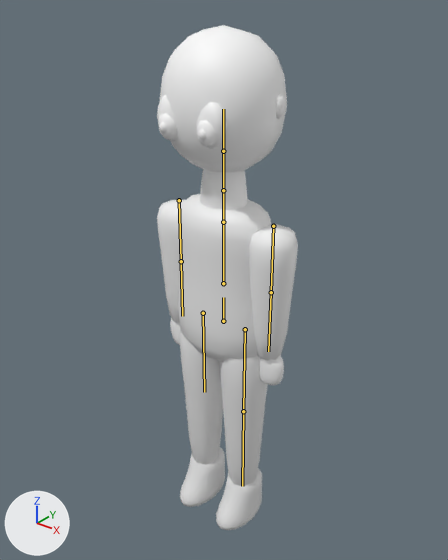
A saved change to the glTF model assets/models/person_female.glb.
Before and after are seen from a 50 mm camera at (1.124, -1.403, 1.811) aimed at (-0.044, 0.056, 0.906). The axes (+X, +Y, +Z) are drawn at lower left. The lights are the same throughout. The first picture is the older version. The bones that change, and the others that lie on the model, are drawn over the model as lines.

The first picture shows 'clothes', 'eyes', 'pupil', 'sclera', 'skin'.
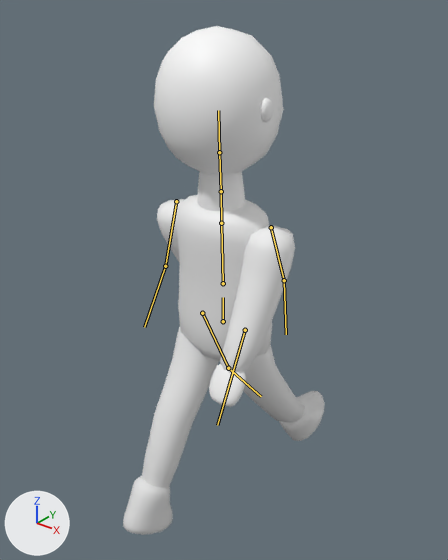
The newer file adds an action. The first version stands in its rest pose; the second is drawn at frame 12 of the action 'walk'.

Diff of the bpy script that builds the scene:
```diff
--- a/assets/models/person_female.glb.py
+++ b/assets/models/person_female.glb.py
@@ bone_spine @@
 bone_spine = bpy.data.objects['skeleton'].pose.bones['spine']  # child of 'hips'
-bone_spine.rotation_quaternion = (1.0, 0.0, 0.0, 0.0)  # degrees (0, 0, 0)
+bone_spine.rotation_quaternion = (1.0, 0.018, 0.0, 0.0)  # degrees (2, 0, 0)
@@ bone_arm_l @@
 bone_arm_l = bpy.data.objects['skeleton'].pose.bones['arm.l']  # child of 'chest'
-bone_arm_l.rotation_quaternion = (1.0, 0.0, 0.0, 0.0)  # degrees (0, 0, 0)
+bone_arm_l.rotation_quaternion = (-0.985, 0.171, 0.0, 0.0)  # degrees (-20, 0, 0)
@@ bone_forearm_l @@
 bone_forearm_l = bpy.data.objects['skeleton'].pose.bones['forearm.l']  # child of 'arm.l'
-bone_forearm_l.rotation_quaternion = (1.0, 0.0, 0.0, 0.0)  # degrees (0, 0, 0)
+bone_forearm_l.rotation_quaternion = (0.993, -0.121, 0.0, 0.0)  # degrees (-14, 0, 0)
@@ bone_arm_r @@
 bone_arm_r = bpy.data.objects['skeleton'].pose.bones['arm.r']  # child of 'chest'
-bone_arm_r.rotation_quaternion = (1.0, 0.0, 0.0, 0.0)  # degrees (0, 0, 0)
+bone_arm_r.rotation_quaternion = (0.985, 0.171, 0.0, 0.0)  # degrees (20, 0, 0)
@@ bone_forearm_r @@
 bone_forearm_r = bpy.data.objects['skeleton'].pose.bones['forearm.r']  # child of 'arm.r'
-bone_forearm_r.rotation_quaternion = (1.0, 0.0, 0.0, 0.0)  # degrees (0, 0, 0)
+bone_forearm_r.rotation_quaternion = (0.993, -0.121, 0.0, 0.0)  # degrees (-14, 0, 0)
@@ bone_thigh_l @@
 bone_thigh_l = bpy.data.objects['skeleton'].pose.bones['thigh.l']  # child of 'hips'
-bone_thigh_l.rotation_quaternion = (1.0, 0.0, 0.0, 0.0)  # degrees (0, 0, 0)
+bone_thigh_l.rotation_quaternion = (0.975, 0.222, 0.0, 0.0)  # degrees (26, 0, 0)
@@ bone_shin_l @@
 bone_shin_l = bpy.data.objects['skeleton'].pose.bones['shin.l']  # child of 'thigh.l'
-bone_shin_l.rotation_quaternion = (1.0, 0.0, 0.0, 0.0)  # degrees (0, 0, 0)
+bone_shin_l.rotation_quaternion = (0.992, 0.13, 0.0, 0.0)  # degrees (15, 0, 0)
@@ bone_thigh_r @@
 bone_thigh_r = bpy.data.objects['skeleton'].pose.bones['thigh.r']  # child of 'hips'
-bone_thigh_r.rotation_quaternion = (1.0, 0.0, 0.0, 0.0)  # degrees (0, 0, 0)
+bone_thigh_r.rotation_quaternion = (-0.975, 0.222, 0.0, 0.0)  # degrees (-26, 0, 0)
```

Pixel boxes [x1, y1, x2, y2] of what changed, in the pictures (448 x 560 px):
'clothes', posed (43% wider): before [157, 194, 298, 530]; after [123, 195, 325, 535]
'skin', posed: before [159, 25, 287, 385]; after [154, 26, 283, 407]
bone 'spine', root to tip: before (223, 283) to (223, 222); after (223, 283) to (221, 223)
bone 'arm.l', root to tip: before (273, 226) to (271, 292); after (176, 201) to (165, 266)
bone 'forearm.l', root to tip: before (271, 292) to (268, 351); after (165, 266) to (144, 327)
bone 'arm.r', root to tip: before (179, 200) to (181, 261); after (271, 227) to (284, 280)
bone 'forearm.r', root to tip: before (181, 261) to (182, 316); after (284, 280) to (286, 334)
bone 'thigh.l', root to tip: before (245, 329) to (243, 411); after (202, 313) to (228, 368)
bone 'shin.l', root to tip: before (243, 411) to (242, 486); after (228, 368) to (261, 396)
bone 'thigh.r', root to tip: before (203, 313) to (204, 392); after (245, 330) to (217, 425)
